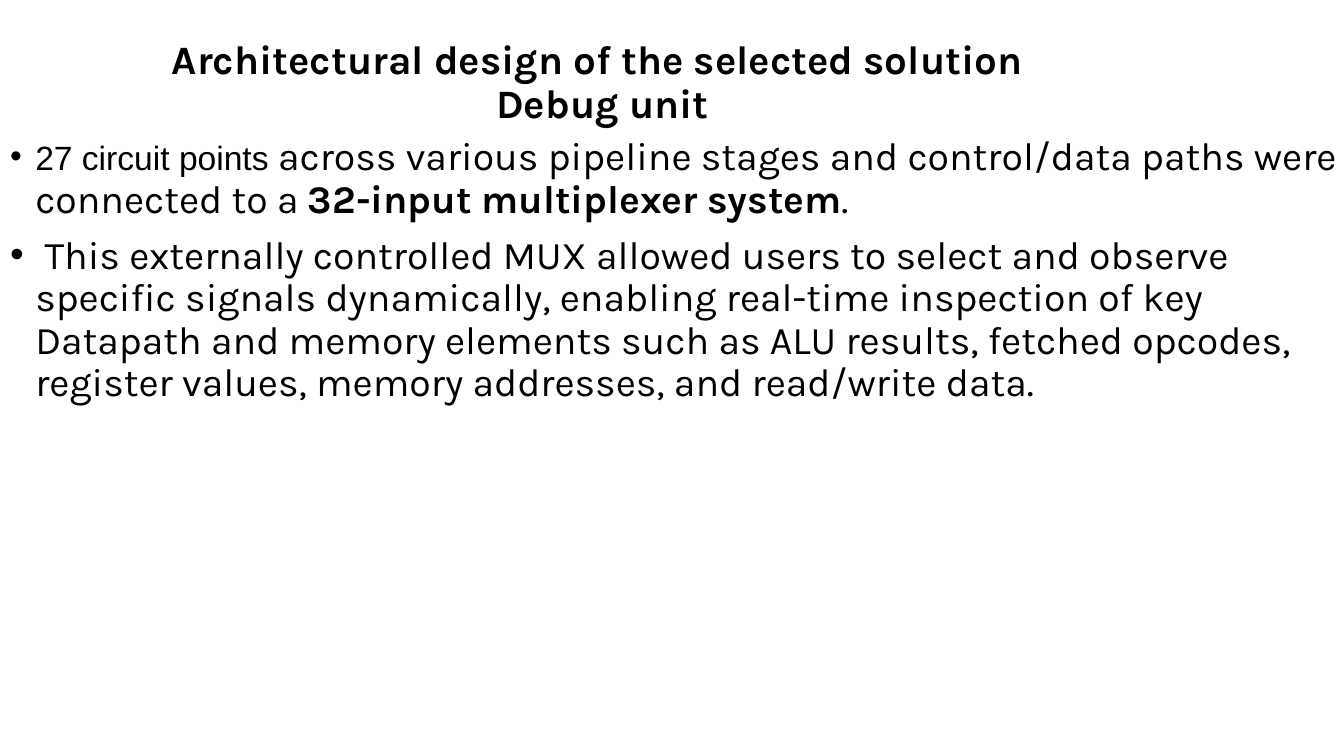
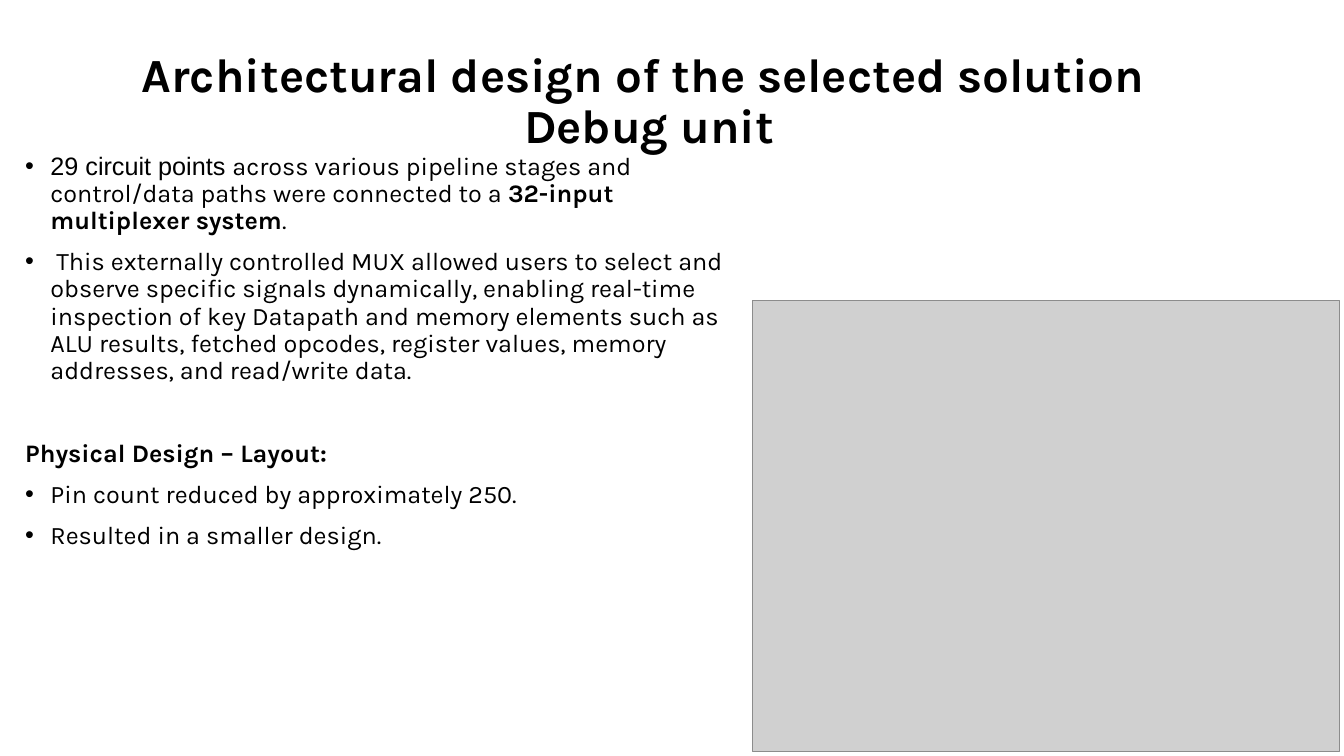
Before and after one commit to muhammad0bi/044169_project_B, a slide deck: slide 14 of Presintaions and Reports/Final presntaion VLSI.pptx (slide 9 before the commit). Drawn at 1344x756 pixels with LibreOffice and Linux fonts; fonts in the diff are those of the drawing; grey boxes stand for pictures. Boxes give left, top, right and bottom in pixels: in the first picture for what was removed or moved away, otherwise in the second. Text is boxed around its words. In the diff, an @@ line names an element or a change of style, - is before the commit and + after.

Commit message:
report data memory diagram image updated, final presentation updated

```diff
--- a/Presintaions and Reports/Final presntaion VLSI.pptx
+++ b/Presintaions and Reports/Final presntaion VLSI.pptx
@@ title "Architectural design of the selected ...": place and size @@
-title "Architectural design of the selected ..." at bbox=[172, 45, 1023, 128]
+title "Architectural design of the selected ..." at bbox=[142, 58, 1144, 155]
@@ title "Architectural design of the selected ..." at bbox=[142, 58, 1144, 155]: size 28.8 to 34 pt @@
@@ text "29 circuit points across various ...": place and size @@
-text "29 circuit points across various ..." at bbox=[35, 141, 1337, 406]
+text "29 circuit points across various ..." at bbox=[25, 156, 722, 550]
@@ text at bbox=[50, 156, 631, 235]: text changed; size 28 to 18 pt @@
-• 27 circuit points across various pipeline stages and control/data paths were connected to a 32-input multiplexer system.
+• 29 circuit points across various pipeline stages and control/data paths were connected to a 32-input multiplexer system.
@@ text at bbox=[50, 252, 722, 382]: size 28 to 18 pt in "This externally controlled MUX allowed users to ..." @@
@@ picture added at bbox=[753, 300, 1340, 752] @@
@@ text at bbox=[25, 444, 516, 550]: paragraphs added @@
+Physical Design – Layout:
+• Pin count reduced by approximately 250.
+• Resulted in a smaller design.
```
Also in this commit, not shown: 4 other slides changed, 5 slides added, 1 other file.
